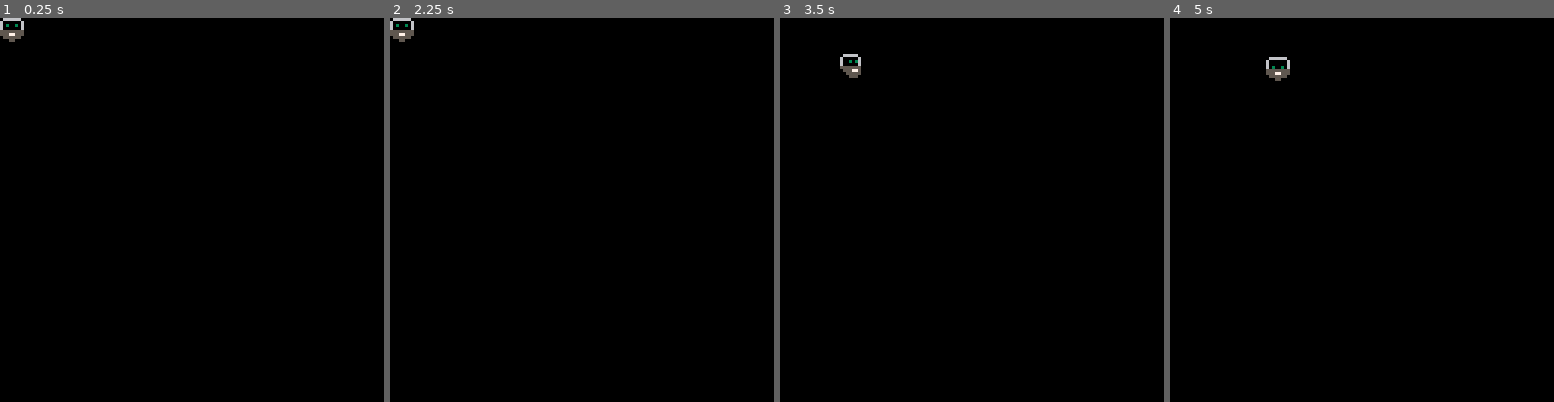
Above: before the commit, frames 1-4 (left to right).
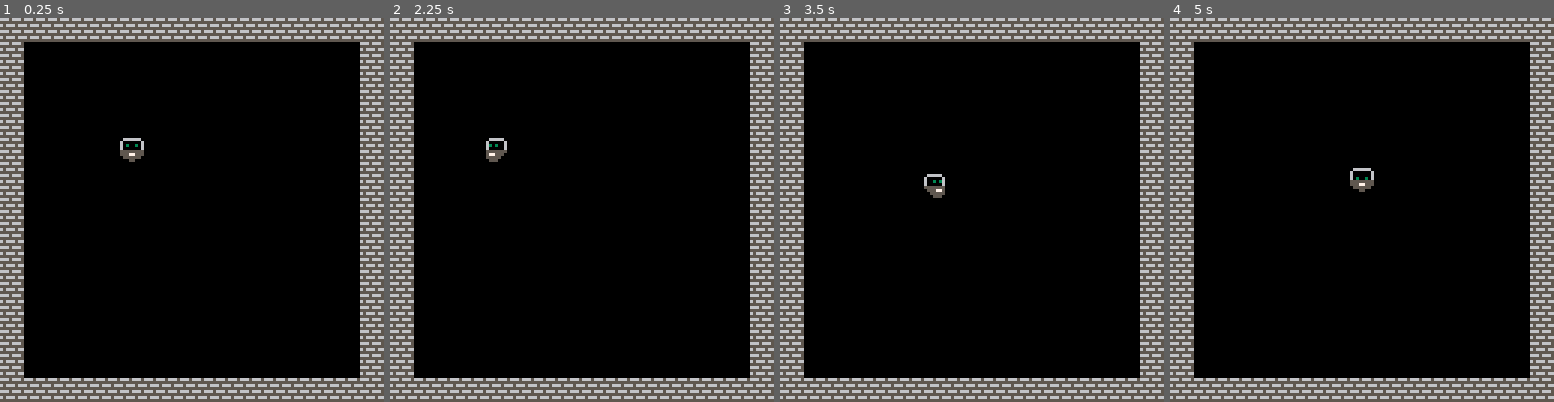
Above: after the commit, the same moments.

Repository: VedVid/picos-challange
Game: PICO-8 cartridge picoschallange.p8
Two runs of this game, one before a commit and one after it. Both use one fixed random seed, a clock stepped at 60 frames per second and the inputs below.
Inputs:
- Up to frame 1 (0.25 s): no input
- Up to frame 2 (2.25 s): hold Left from 1.97 s (still down)
- Up to frame 3 (3.5 s): release Left at 2.37 s; hold Down 2.42-2.82 s; hold Right from 2.87 s (still down)
- Up to frame 4 (5 s): release Right at 3.53 s; hold Up 3.58-4.08 s; hold Right 4.13-4.53 s; hold Down from 4.58 s (still down)

The runs differ from the first frame. In frame 1, 24% of the frame differs, in the area x 0-100%, y 0-100%; in frame 2, 24%; in frame 3, 24%; in frame 4, 24%.

Commit message:
Checking for obstacles. Function "collision" takes x, y coords, checks for the type of sprite on the map, then checks the flags of the sprite.

Diff:
--- a/picoschallange.p8
+++ b/picoschallange.p8
@@ -4,7 +4,8 @@
 --main
 
 function _init()
-  player = new_player(0, 0, 1)
+  player = new_player(5*8,
+           5*8, 1)
 end
 
 function _update()
@@ -14,17 +15,24 @@
 
 function _draw()
   cls()
+  map((1*player.level)-1,
+      (1*player.level)-1,
+      0,
+      0,
+      16,
+      16)
   spr(player.spr_current,
       player.x, player.y)
 end
 -->8
 --player
 
+
 function new_player(x, y, lvl)
   local player = {}
   player.x = x
   player.y = y
-  player.lvl = lvl
+  player.level = lvl
   player.spr_idle = 1
   player.spr_left = 2
   player.spr_right = 3
@@ -43,29 +52,49 @@
   end
 end
 
+
 function move_player()
-  if btn(0) and player.x > 0 then
-    player.x -= 1
+  local x = player.x
+  local y = player.y
+
+  if btn(0) then
+    x -= 1
     player.idle = 0
     player.spr_current = player.spr_left
   end
-  if btn(1) and player.x < 120 then
-    player.x += 1
+  if btn(1) then
+    x += 1
     player.idle = 0
     player.spr_current = player.spr_right
   end
-  if btn(2) and player.y > 0 then
-    player.y -= 1
+  if btn(2) then
+    y -= 1
     player.idle = 0
     player.spr_current = player.spr_up
   end
-  if btn(3) and player.y < 120 then
-    player.y += 1
+  if btn(3) then
+    y += 1
     player.idle = 0
     player.spr_current = player.spr_down
   end
+
+  local flags = collision(x, y)
+  if not flags.obstacle then
+    player.x = x
+    player.y = y
+  end
 end
 
+-->8
+--map and collisions
+
+function collision(x, y)
+  local i, j = flr(x/8), flr(y/8)
+  local sprite = mget(i, j)
+  local flags = {}
+  flags.obstacle = fget(sprite, 1)
+  return flags
+end
 __gfx__
 00000000066666600666660000666660066666600666666000000000000000000000000000000000000000000000000000000000000000000000000000000000
 00000000600000066000006006000006603003066000000600000000000000000000000000000000000000000000000000000000000000000000000000000000
@@ -75,3 +104,31 @@
 00700700555775555775550000555775555775555557755500000000000000000000000000000000000000000000000000000000000000000000000000000000
 00000000055555505555500000055555055555500555555000000000000000000000000000000000000000000000000000000000000000000000000000000000
 00000000000550000555000000005550000550000005500000000000000000000000000000000000000000000000000000000000000000000000000000000000
+66656665000000000000000000000000000000000000000000000000000000000000000000000000000000000000000000000000000000000000000000000000
+55555555000000000000000000000000000000000000000000000000000000000000000000000000000000000000000000000000000000000000000000000000
+65666566000000000000000000000000000000000000000000000000000000000000000000000000000000000000000000000000000000000000000000000000
+55555555000000000000000000000000000000000000000000000000000000000000000000000000000000000000000000000000000000000000000000000000
+66656665000000000000000000000000000000000000000000000000000000000000000000000000000000000000000000000000000000000000000000000000
+55555555000000000000000000000000000000000000000000000000000000000000000000000000000000000000000000000000000000000000000000000000
+65666566000000000000000000000000000000000000000000000000000000000000000000000000000000000000000000000000000000000000000000000000
+55555555000000000000000000000000000000000000000000000000000000000000000000000000000000000000000000000000000000000000000000000000
+__gff__
+0000000000000000000000000000000002000000000000000000000000000000000000000000000000000000000000000000000000000000000000000000000000000000000000000000000000000000000000000000000000000000000000000000000000000000000000000000000000000000000000000000000000000000
+0000000000000000000000000000000000000000000000000000000000000000000000000000000000000000000000000000000000000000000000000000000000000000000000000000000000000000000000000000000000000000000000000000000000000000000000000000000000000000000000000000000000000000
+__map__
+1010101010101010101010101010101000000000000000000000000000000000000000000000000000000000000000000000000000000000000000000000000000000000000000000000000000000000000000000000000000000000000000000000000000000000000000000000000000000000000000000000000000000000
+1000000000000000000000000000001000000000000000000000000000000000000000000000000000000000000000000000000000000000000000000000000000000000000000000000000000000000000000000000000000000000000000000000000000000000000000000000000000000000000000000000000000000000
+1000000000000000000000000000001000000000000000000000000000000000000000000000000000000000000000000000000000000000000000000000000000000000000000000000000000000000000000000000000000000000000000000000000000000000000000000000000000000000000000000000000000000000
+1000000000000000000000000000001000000000000000000000000000000000000000000000000000000000000000000000000000000000000000000000000000000000000000000000000000000000000000000000000000000000000000000000000000000000000000000000000000000000000000000000000000000000
+1000000000000000000000000000001000000000000000000000000000000000000000000000000000000000000000000000000000000000000000000000000000000000000000000000000000000000000000000000000000000000000000000000000000000000000000000000000000000000000000000000000000000000
+1000000000000000000000000000001000000000000000000000000000000000000000000000000000000000000000000000000000000000000000000000000000000000000000000000000000000000000000000000000000000000000000000000000000000000000000000000000000000000000000000000000000000000
+1000000000000000000000000000001000000000000000000000000000000000000000000000000000000000000000000000000000000000000000000000000000000000000000000000000000000000000000000000000000000000000000000000000000000000000000000000000000000000000000000000000000000000
+1000000000000000000000000000001000000000000000000000000000000000000000000000000000000000000000000000000000000000000000000000000000000000000000000000000000000000000000000000000000000000000000000000000000000000000000000000000000000000000000000000000000000000
+1000000000000000000000000000001000000000000000000000000000000000000000000000000000000000000000000000000000000000000000000000000000000000000000000000000000000000000000000000000000000000000000000000000000000000000000000000000000000000000000000000000000000000
+1000000000000000000000000000001000000000000000000000000000000000000000000000000000000000000000000000000000000000000000000000000000000000000000000000000000000000000000000000000000000000000000000000000000000000000000000000000000000000000000000000000000000000
+1000000000000000000000000000001000000000000000000000000000000000000000000000000000000000000000000000000000000000000000000000000000000000000000000000000000000000000000000000000000000000000000000000000000000000000000000000000000000000000000000000000000000000
+1000000000000000000000000000001000000000000000000000000000000000000000000000000000000000000000000000000000000000000000000000000000000000000000000000000000000000000000000000000000000000000000000000000000000000000000000000000000000000000000000000000000000000
+1000000000000000000000000000001000000000000000000000000000000000000000000000000000000000000000000000000000000000000000000000000000000000000000000000000000000000000000000000000000000000000000000000000000000000000000000000000000000000000000000000000000000000
+1000000000000000000000000000001000000000000000000000000000000000000000000000000000000000000000000000000000000000000000000000000000000000000000000000000000000000000000000000000000000000000000000000000000000000000000000000000000000000000000000000000000000000
+1000000000000000000000000000001000000000000000000000000000000000000000000000000000000000000000000000000000000000000000000000000000000000000000000000000000000000000000000000000000000000000000000000000000000000000000000000000000000000000000000000000000000000
+1010101010101010101010101010101000000000000000000000000000000000000000000000000000000000000000000000000000000000000000000000000000000000000000000000000000000000000000000000000000000000000000000000000000000000000000000000000000000000000000000000000000000000
